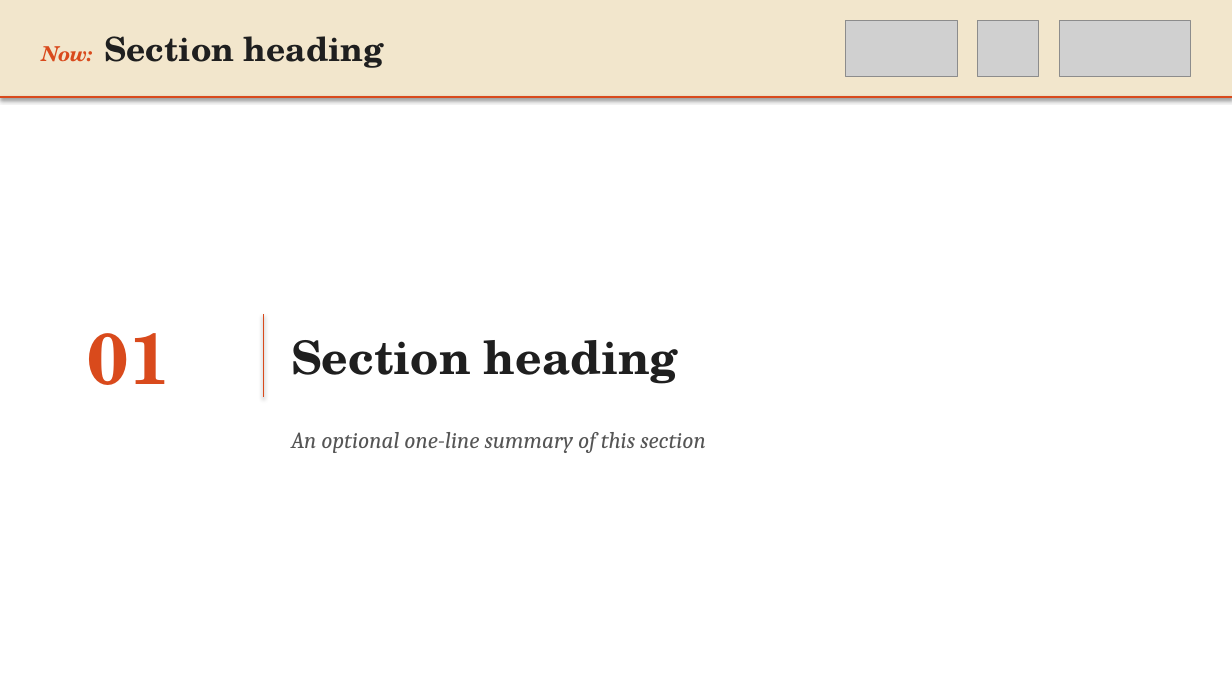
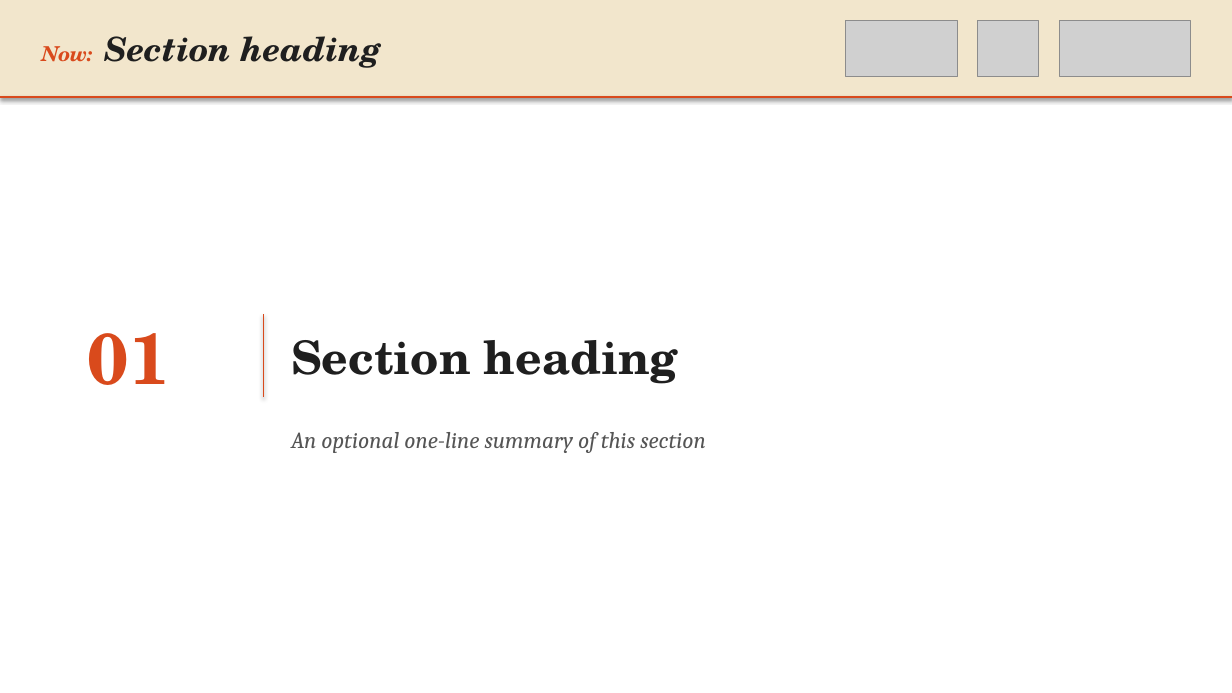
Before and after one commit to preordinary/KCLNLP_SlidesTemplate, a slide deck: slide 2 of templates/tree_yellow_texture/KCLNLP_TreeYellow.pptx. Drawn at 1232x693 pixels with LibreOffice and Linux fonts; fonts in the diff are those of the drawing; grey boxes stand for pictures. Boxes give left, top, right and bottom in pixels: in the first picture for what was removed or moved away, otherwise in the second. Text is boxed around its words. In the diff, an @@ line names an element or a change of style, - is before the commit and + after.

```diff
--- a/templates/tree_yellow_texture/KCLNLP_TreeYellow.pptx
+++ b/templates/tree_yellow_texture/KCLNLP_TreeYellow.pptx
@@ text "Now: Section heading" at <box>42,36,382,68</box>: italic on in "Section heading" @@
```
Also in this commit, not shown: 2 other slides changed, 1 other file.
